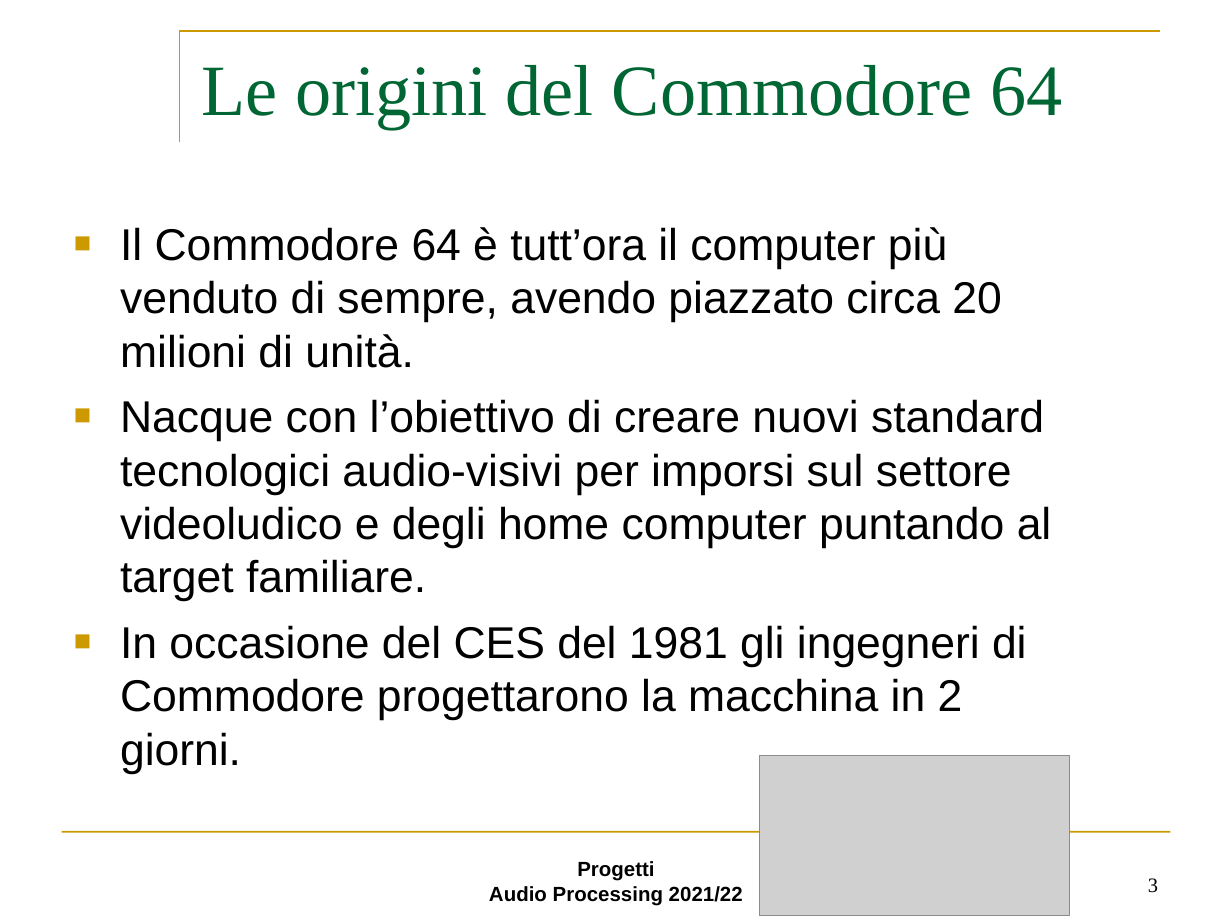
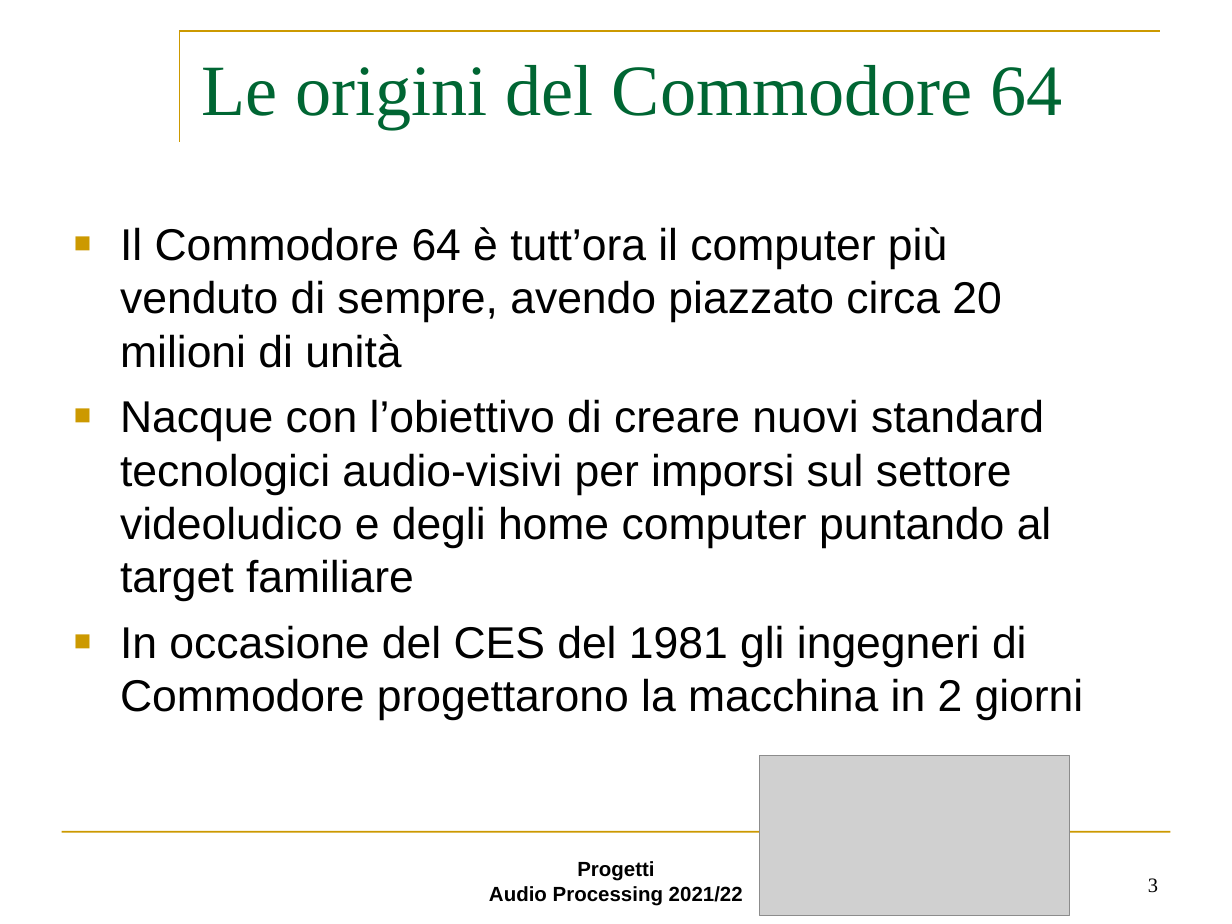
Before and after one commit to Gallo00/Progetto-AUDIO, a slide deck: slide 3 of step3.ppt. Drawn at 1232x924 pixels with LibreOffice and Linux fonts; fonts in the diff are those of the drawing; grey boxes stand for pictures; background and template pictures are left out. Boxes give left, top, right and bottom in pixels: in the first picture for what was removed or moved away, otherwise in the second. Text is boxed around its words. In the diff, an @@ line names an element or a change of style, - is before the commit and + after.

```diff
--- a/step3.ppt
+++ b/step3.ppt
@@ text at (x1=120, y1=227, x2=1084, y2=720): text changed @@
-■ Il Commodore 64 è tutt’ora il computer più venduto di sempre, avendo piazzato circa 20 milioni di unità.
-■ Nacque con l’obiettivo di creare nuovi standard tecnologici audio-visivi per imporsi sul settore videoludico e degli home computer puntando al target familiare.
-■ In occasione del CES del 1981 gli ingegneri di Commodore progettarono la macchina in 2 giorni.
+■ Il Commodore 64 è tutt’ora il computer più venduto di sempre, avendo piazzato circa 20 milioni di unità
+■ Nacque con l’obiettivo di creare nuovi standard tecnologici audio-visivi per imporsi sul settore videoludico e degli home computer puntando al target familiare
+■ In occasione del CES del 1981 gli ingegneri di Commodore progettarono la macchina in 2 giorni
```
Also in this commit, not shown: 6 other slides changed, 3 slides added, 3 slides removed.
